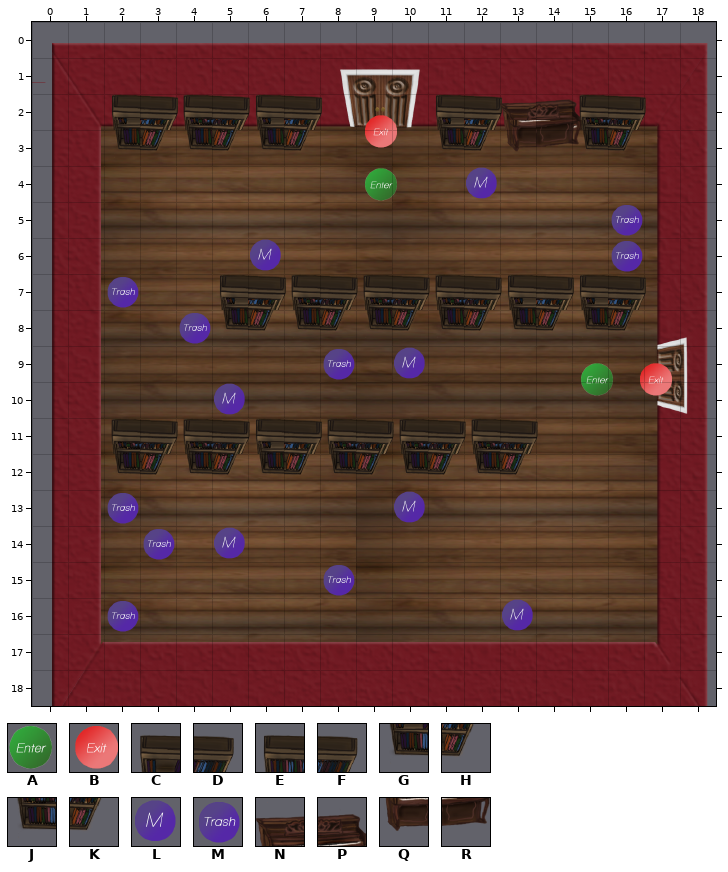
An edit to a level. Tiled map, Tiled Maps/RoomWithCollissions/RoomWithCollissions-SaveAsNewRoomForNewRooms.tmx. This is how it looked before the edit.
Cells are 100x100 px. Shown: x 0..18, y 0..18.
Key: from "Enter_Exit": A 0, B 1; from "bookshelf_sheet": C 0, D 1, E 2, F 3, G 4, H 5, J 6, K 7; from "enemy_sheet_100x100tiles": L 0, M 3; from "piano": N 0, P 1, Q 2, R 3.
_ is an empty cell.
Objects are placed by their top-left corner, in cells (3,4 is the top-left corner of cell 3,4); size is 1x1 cell unless given.
Layers that did not change in this view are not listed.
Layer "Objects" before, first column x 0:
 0 ___________________
 1 ___________________
 2 __CDEFCD___CDNPEF__
 3 __GHJKGH___GHQRJK__
 4 ____________L______
 5 ___________________
 6 ______L____________
 7 _____CDEFEFEFCDCD__
 8 _____GHJKJKJKGHGH__
 9 ___________________
10 ___________________
11 __EFEFCDEFEFEF_____
12 __JKJKGHJKJKJK_____
13 ___________________
14 _____L_____________
15 ___________________
16 ___________________
17 ___________________
18 ___________________
Layer "Trash" before, first column x 0:
 0 ___________________
 1 ___________________
 2 ___________________
 3 ___________________
 4 ___________________
 5 ________________M__
 6 ________________M__
 7 __M________________
 8 ____M______________
 9 ________M__________
10 ___________________
11 ___________________
12 ___________________
13 __M________________
14 ___M_______________
15 ________M__________
16 __M________________
17 ___________________
18 ___________________
Objects on layer "Entrance_Exits" before:
B "toDining" at 9.1,2.6
A "fromDining" at 9.2,4
A "fromFoyer" at 15.2,9.4
B "toFoyer" at 16.8,9.4
After:
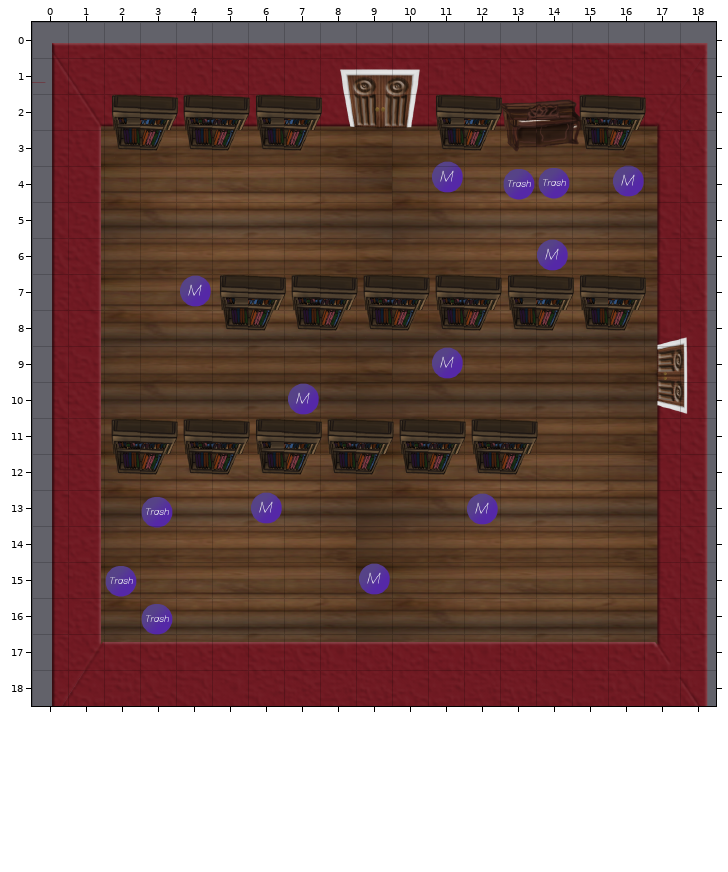
Edits made:
Layer "Objects" (removed):
The edit erases tile L in row 4 at x 12; in row 6 at x 6; in row 14 at x 5.
Layer "Mice":
The edit erases tile L in row 9 at x 10; in row 10 at x 5; in row 13 at x 10; in row 16 at x 13.
Layer "Trash":
The edit erases tile M in rows 5 to 6 at x 16; in row 7 at x 2; in row 8 at x 4; in row 9 at x 8; in row 13 at x 2; in row 14 at x 3.
The edit erases tile M in row 15 at x 8; in row 16 at x 2.
Layer "Entrance_Exits":
Object B "toDining" at 9.1,2.6 is removed.
Object A "fromDining" at 9.2,4 is removed.
Object A "fromFoyer" at 15.2,9.4 is removed.
Object B "toFoyer" at 16.8,9.4 is removed.
Layer "Mice #2" (added):
A new object: L at 11,3.8.
A new object: L at 16.1,4.
A new object: L at 14,6.
A new object: L at 4.1,7.
A new object: L at 11.1,9.
A new object: L at 7.1,10.
A new object: L at 6,13.
A new object: L at 12,13.1.
A new object: L at 9,15.
Layer "Trash #2" (added):
A new object: M at 14,4.
A new object: M at 13,4.
A new object: M at 2.9,13.1.
A new object: M at 1.9,15.
A new object: M at 3,16.1.
